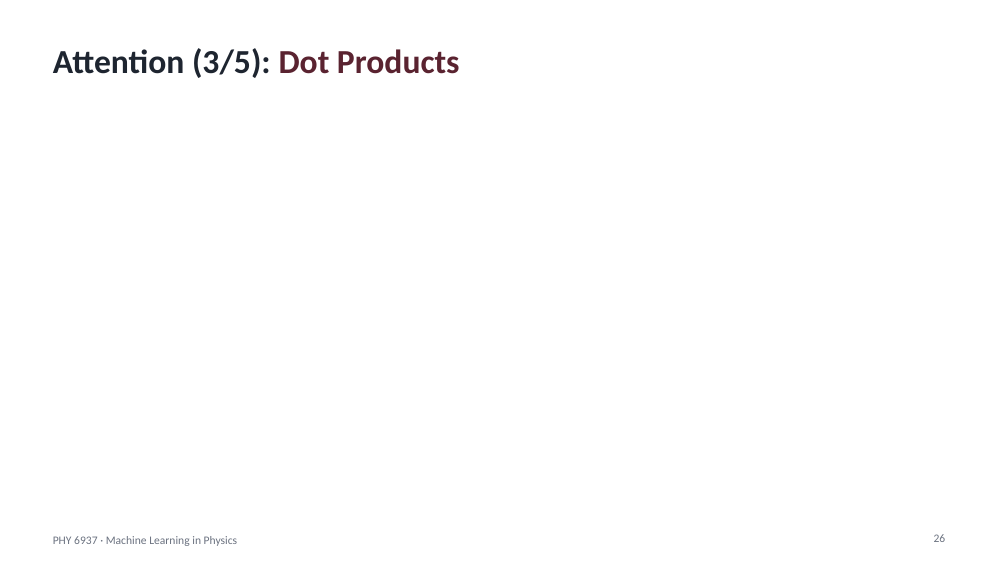
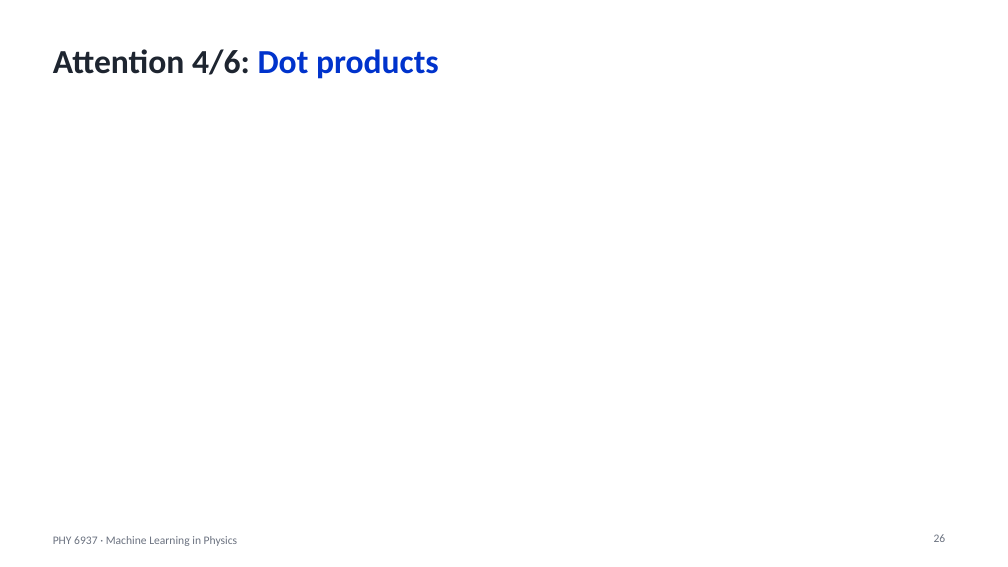
Before and after one commit to hbprosper/mlinphysics, a slide deck: slide 26 of Lectures/08.Transformers/Lecture_TNN.pptx. Drawn at 1008x567 pixels with LibreOffice and Linux fonts; fonts in the diff are those of the drawing; grey boxes stand for pictures. Boxes give left, top, right and bottom in pixels: in the first picture for what was removed or moved away, otherwise in the second. Text is boxed around its words. In the diff, an @@ line names an element or a change of style, - is before the commit and + after.

```diff
--- a/Lectures/08.Transformers/Lecture_TNN.pptx
+++ b/Lectures/08.Transformers/Lecture_TNN.pptx
@@ title at <box>53,49,439,79</box>: text changed @@
-Attention (3/5): Dot Products
+Attention 4/6: Dot products
```
Also in this commit, not shown: 8 other slides changed, 2 slides added, 4 slides removed, 1 other file.
